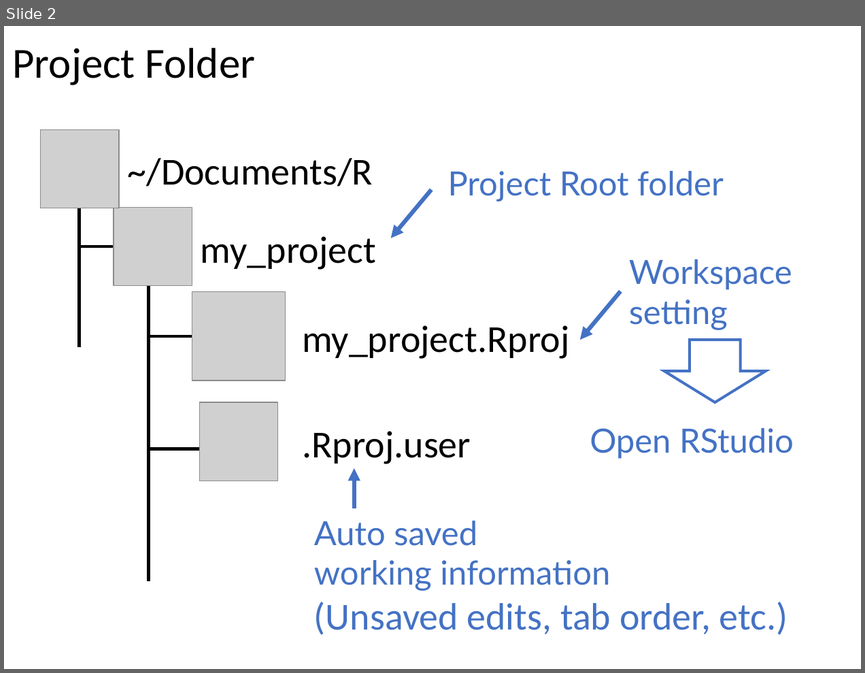
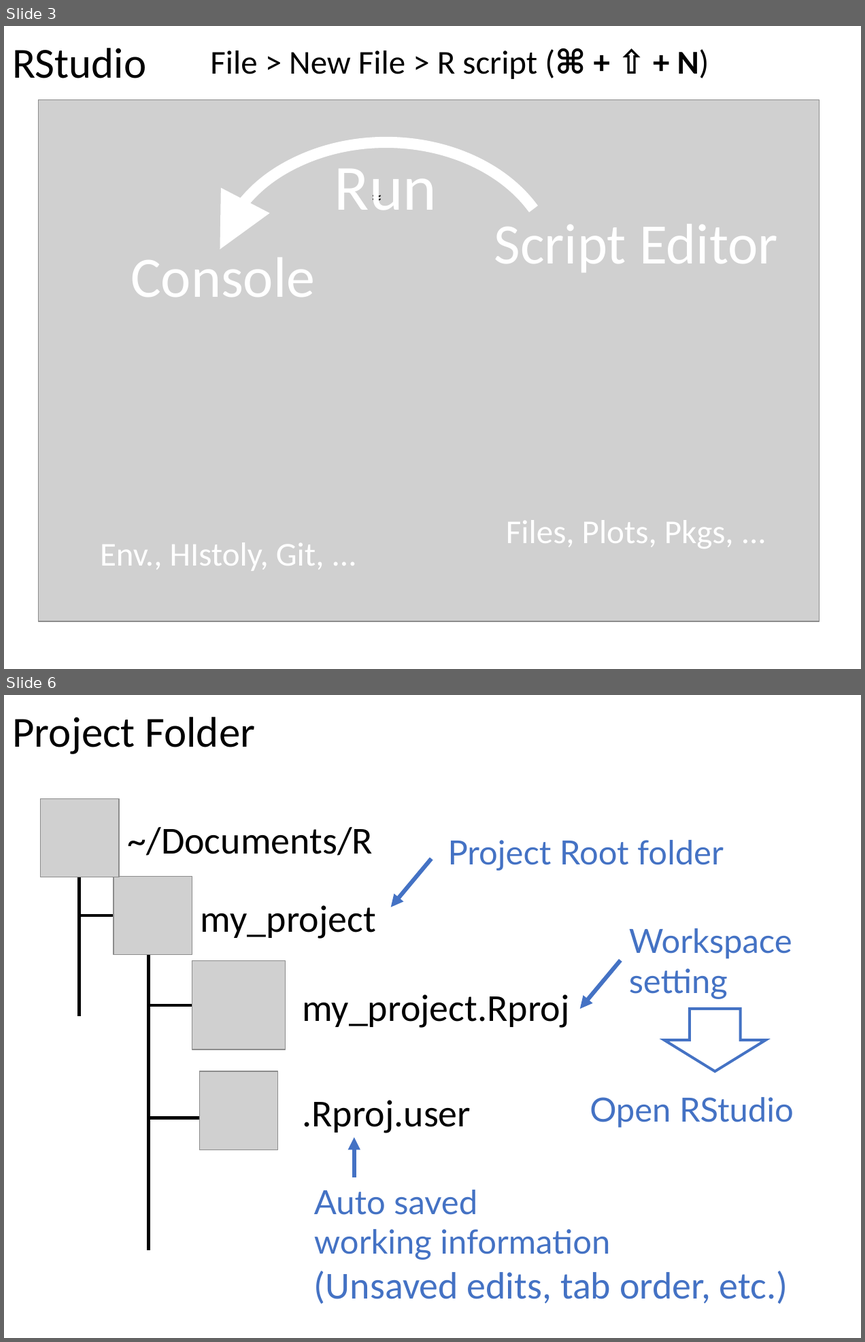
Before and after one commit to Kilometer0101/TokyoR86, a slide deck: プレゼンテーション1.pptx. Shown one above the other, each under a label of ours: slide 2 before the commit, slides 3 and 6 after it; the slides between them are not shown. The pictures are 865x673 and 865x1342 pixels, drawn with LibreOffice and Linux fonts; fonts in the diff are those of the drawing; grey boxes stand for pictures. Boxes give left, top, right and bottom in pixels: in the first picture for what was removed or moved away, otherwise in the second. Text is boxed around its words. In the diff, an @@ line names an element or a change of style, - is before the commit and + after.

```diff
--- a/プレゼンテーション1.pptx
+++ b/プレゼンテーション1.pptx
@@ slide 3 added at (x1=4, y1=26, x2=861, y2=669), background #FFFFFF @@
@@ text added at (x1=12, y1=48, x2=146, y2=78), 36 pt, text #000000 @@
+RStudio
@@ text added at (x1=210, y1=50, x2=699, y2=79), 28 pt, text #000000 @@
+File > New File > R script (⌘ + ⇧ + N)
@@ picture added at (x1=38, y1=99, x2=819, y2=620) @@
@@ arc (boxed as its full ellipse) added at (x1=218, y1=142, x2=555, y2=403), outline #FFFFFF 9.25 pt, 18 pt, text #000000 @@
+≈
@@ text added at (x1=334, y1=169, x2=436, y2=210), 54 pt, text #FFFFFF @@
+Run
@@ text added at (x1=494, y1=224, x2=778, y2=272), 48 pt, text #FFFFFF @@
+Script Editor
@@ text added at (x1=130, y1=257, x2=315, y2=297), 48 pt, text #FFFFFF @@
+Console
@@ text added at (x1=506, y1=520, x2=734, y2=548), 28 pt, text #FFFFFF @@
+Files, Plots, Pkgs, ...
@@ text added at (x1=100, y1=542, x2=324, y2=571), 28 pt, text #FFFFFF @@
+Env., HIstoly, Git, ...
@@ what was slide 2 is now slide 6 @@
```
Also in this commit, not shown: 1 slide changed, 6 other slides added, 1 slide removed, 5 other files.
